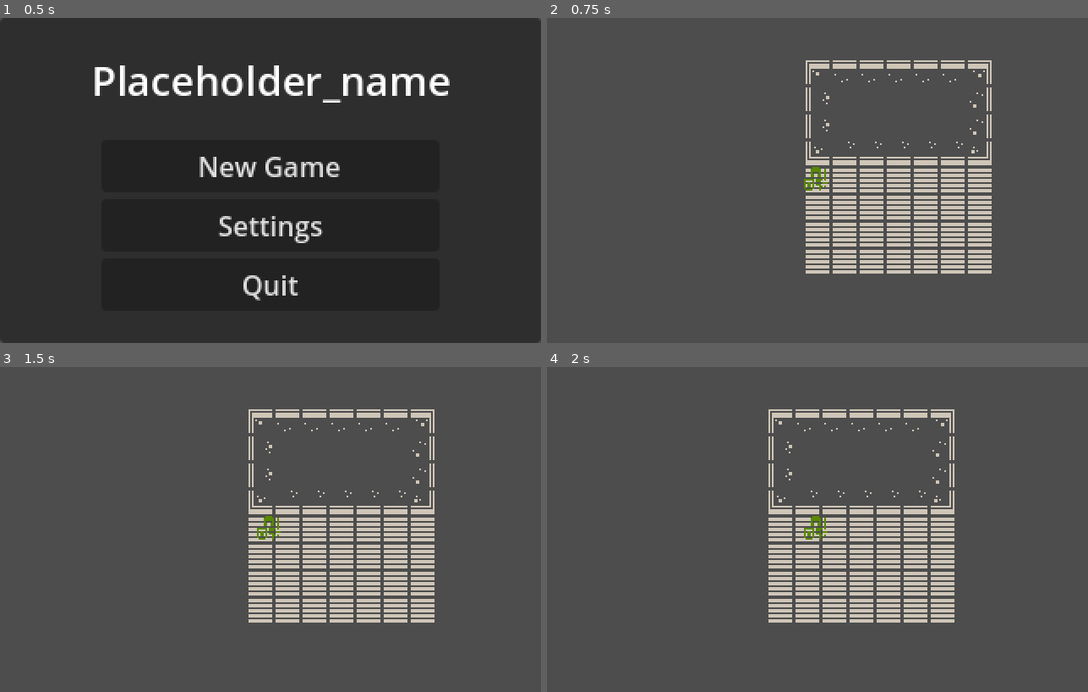
Above: before the commit, frames 1-4 (two rows, left to right).
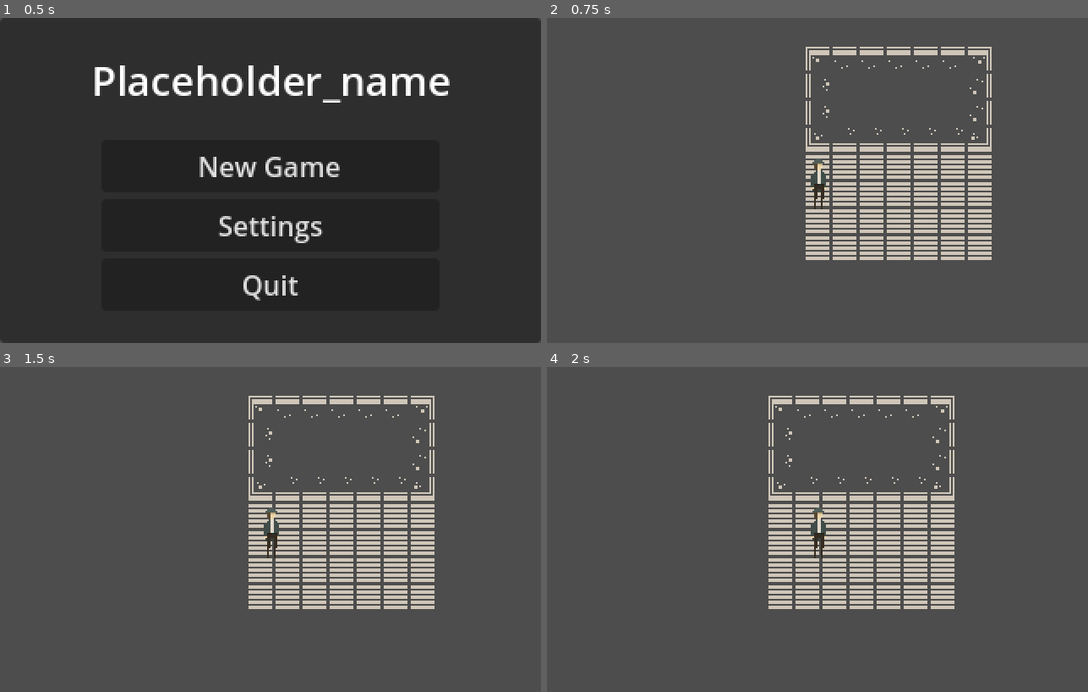
Above: after the commit, the same moments.

Repository: xleepy/ldjam57
Game: Godot game, scene res://scenes/main.tscn
The game is run twice, just before and just after one commit, with the same random seed, the same clock (stepped at 60 frames per second) and the same inputs.
Inputs:
- Up to frame 1 (0.5 s): no input
- Up to frame 2 (0.75 s): click "New Game" at 0.5 s
- Up to frame 3 (1.5 s): tap Enter at 1.25 s; hold D (move_right) from 1.28 s (still down)
- Up to frame 4 (2 s): keep holding D (move_right)

Frame 1 is identical in both runs. In frame 2, 10% of the frame differs, in the area x 47-83%, y 8-79%; in frame 3, 10%, in the area x 45-81%, y 8-79%; in frame 4, 10%.

Commit message:
First asset + first working collisions

Diff:
--- a/scenes/level1.tscn
+++ b/scenes/level1.tscn
@@ -1,8 +1,9 @@
-[gd_scene load_steps=12 format=4 uid="uid://e0m4wnojf64o"]
+[gd_scene load_steps=14 format=4 uid="uid://e0m4wnojf64o"]
 
 [ext_resource type="Texture2D" uid="uid://dpxbhchelvfnn" path="res://assets/Spritesheet.png" id="1_wwpf4"]
 [ext_resource type="Script" uid="uid://dtth37rc2wtgu" path="res://scripts/player.gd" id="2_m7ahb"]
 [ext_resource type="Script" uid="uid://bc2q6rfb0e4df" path="res://scripts/level_ui.gd" id="3_dwgg1"]
+[ext_resource type="Texture2D" uid="uid://d3xjpwswgkqpo" path="res://assets/Detective.png" id="3_ru4tf"]
 [ext_resource type="PackedScene" uid="uid://cohuot7eqkgvi" path="res://scenes/ui/settings.tscn" id="4_dwgg1"]
 
 [sub_resource type="TileSetAtlasSource" id="TileSetAtlasSource_dwgg1"]
@@ -2139,8 +2140,11 @@
 physics_layer_0/collision_layer = 1
 sources/0 = SubResource("TileSetAtlasSource_6sh32")
 
+[sub_resource type="RectangleShape2D" id="RectangleShape2D_dwgg1"]
+size = Vector2(15, 5.5)
+
 [sub_resource type="RectangleShape2D" id="RectangleShape2D_6sh32"]
-size = Vector2(14, 14)
+size = Vector2(15, 30.5)
 
 [sub_resource type="LabelSettings" id="LabelSettings_6sh32"]
 font_size = 24
@@ -2159,19 +2163,26 @@
 tile_set = SubResource("TileSet_ejswk")
 
 [node name="Player" type="CharacterBody2D" parent="."]
-modulate = Color(0.426144, 0.690847, 1.92523e-07, 1)
-position = Vector2(8, 72)
+position = Vector2(8, 90)
 script = ExtResource("2_m7ahb")
 
 [node name="Sprite2D" type="Sprite2D" parent="Player"]
-texture = ExtResource("1_wwpf4")
-region_enabled = true
-region_rect = Rect2(477, 1, 16, 16)
-
-[node name="CollisionShape2D" type="CollisionShape2D" parent="Player"]
+position = Vector2(1, -9)
+texture = ExtResource("3_ru4tf")
+region_rect = Rect2(477, 1, 16, 32)
+
+[node name="Camera2D" type="Camera2D" parent="Player"]
+position = Vector2(0, -10)
+
+[node name="legs_collision" type="CollisionShape2D" parent="Player"]
+position = Vector2(1, 4.25)
+shape = SubResource("RectangleShape2D_dwgg1")
+
+[node name="BodyArea" type="Area2D" parent="Player"]
+
+[node name="body_collision" type="CollisionShape2D" parent="Player/BodyArea"]
+position = Vector2(1, -8.25)
 shape = SubResource("RectangleShape2D_6sh32")
-
-[node name="Camera2D" type="Camera2D" parent="Player"]
 
 [node name="UI" type="CanvasLayer" parent="."]
 script = ExtResource("3_dwgg1")
@@ -2224,5 +2235,6 @@
 
 [node name="Settings" parent="UI" instance=ExtResource("4_dwgg1")]
 
+[connection signal="body_entered" from="Player/BodyArea" to="Player" method="_on_body_area_body_entered"]
 [connection signal="pressed" from="UI/Menu/VBoxContainer/SettingsBtn" to="UI" method="_on_settings_btn_pressed"]
 [connection signal="pressed" from="UI/Menu/VBoxContainer/BackToMenu" to="UI" method="_on_back_to_menu_pressed"]
--- a/scripts/player.gd
+++ b/scripts/player.gd
@@ -31,7 +31,7 @@
 	var target_velocity = direction * speed
 	var space_rid = get_world_2d().space
 	var space_state = PhysicsServer2D.space_get_direct_state(space_rid)
-	var raycast_distance = target_velocity.length() * get_physics_process_delta_time() + 10.0
+	var raycast_distance = target_velocity.length() * get_physics_process_delta_time()
 	# Create raycast query from current position in the direction of movement
 	var query = PhysicsRayQueryParameters2D.create(
 		global_position,
@@ -57,3 +57,7 @@
 		if Input.is_action_pressed(action):
 			var move_vector = directionsMap[action]
 			move(move_vector)
+
+
+func _on_body_area_body_entered(body: Node2D) -> void:
+	print('entered node: ', body)
Binary file added: assets/Detective.png
Not shown, added: assets/Detective.png.import
